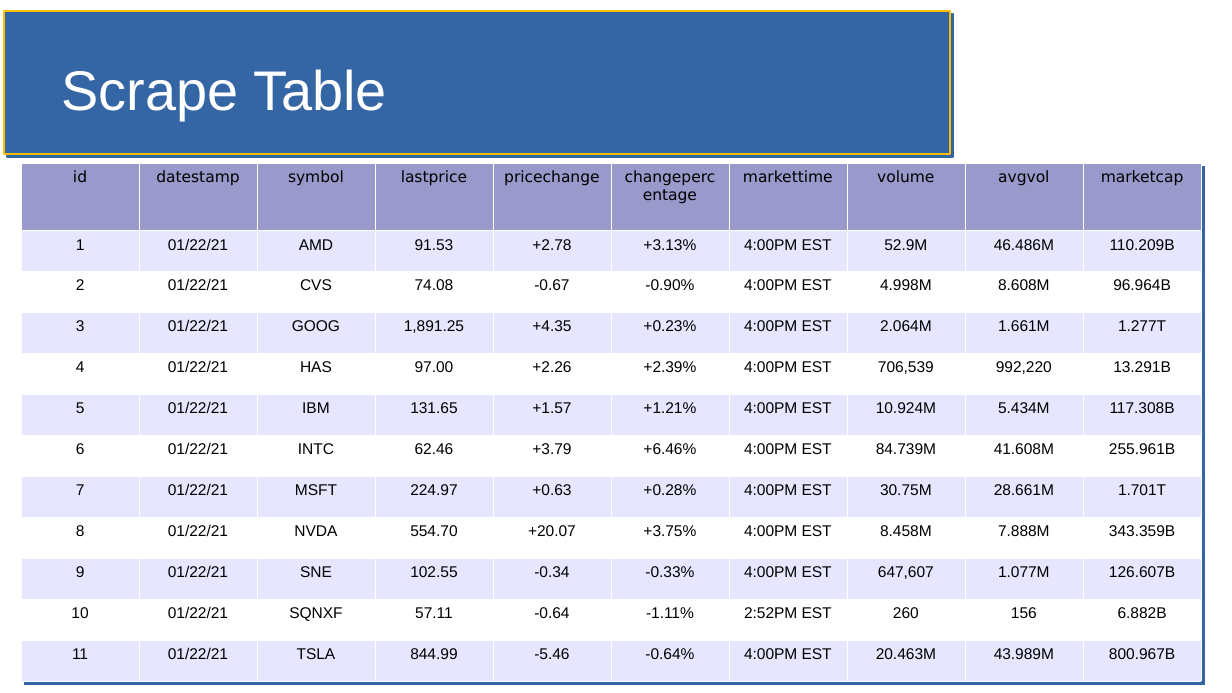
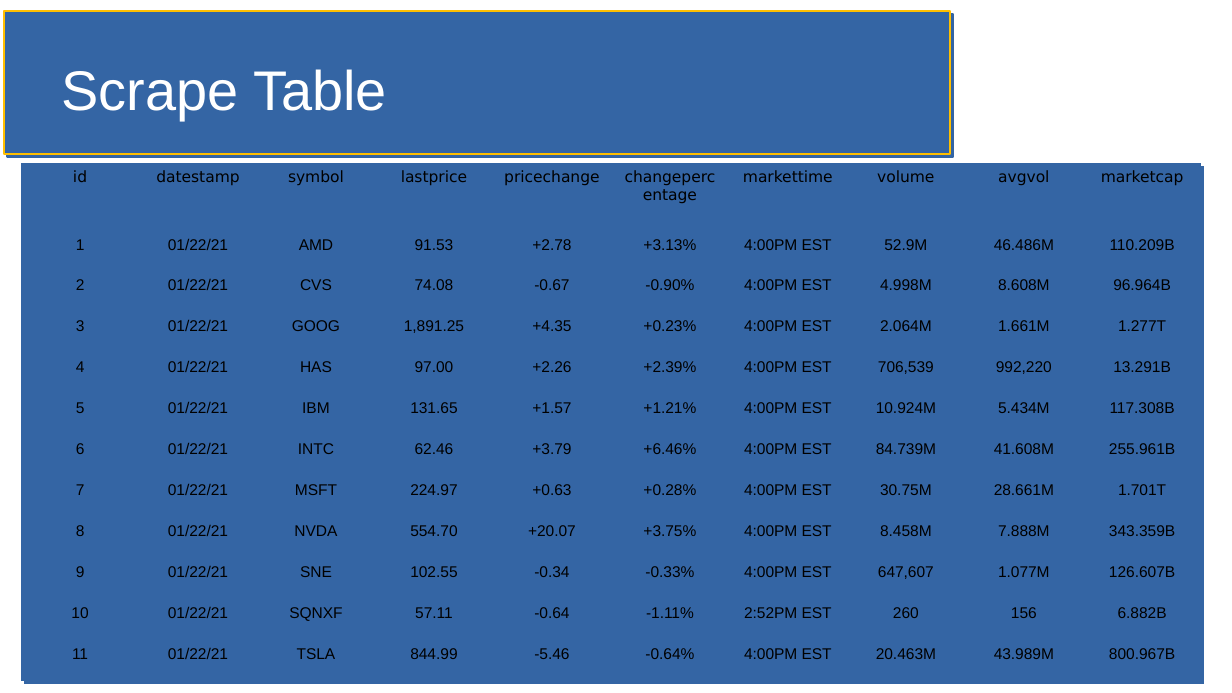
Before and after one commit to jfdoyle3/maven_class, a slide deck: slide 6 of slides/maven.odp (slide 5 before the commit). Drawn at 1232x693 pixels with LibreOffice and Linux fonts; fonts in the diff are those of the drawing. Boxes give left, top, right and bottom in pixels: in the first picture for what was removed or moved away, otherwise in the second. Text is boxed around its words. In the diff, an @@ line names an element or a change of style, - is before the commit and + after.

```diff
--- a/slides/maven.odp
+++ b/slides/maven.odp
@@ table at bbox=[21, 163, 1206, 682] @@
@@ fill #9999CC to #3465A4 in row 1 @@
@@ fill #E6E6FF to #3465A4 in 60 cells @@
@@ fill #FFFFFF to #3465A4 in 50 cells @@
@@ borders changed @@
```
Also in this commit, not shown: 1 other slide changed, 2 slides added, 2 other files.
